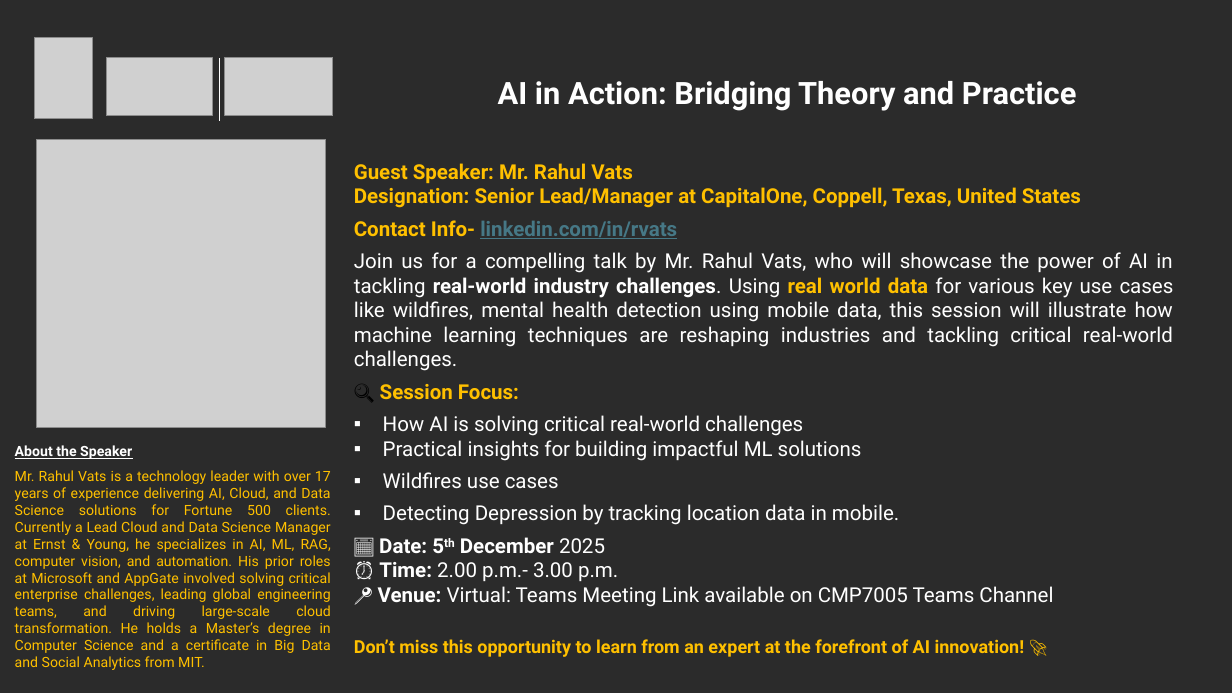
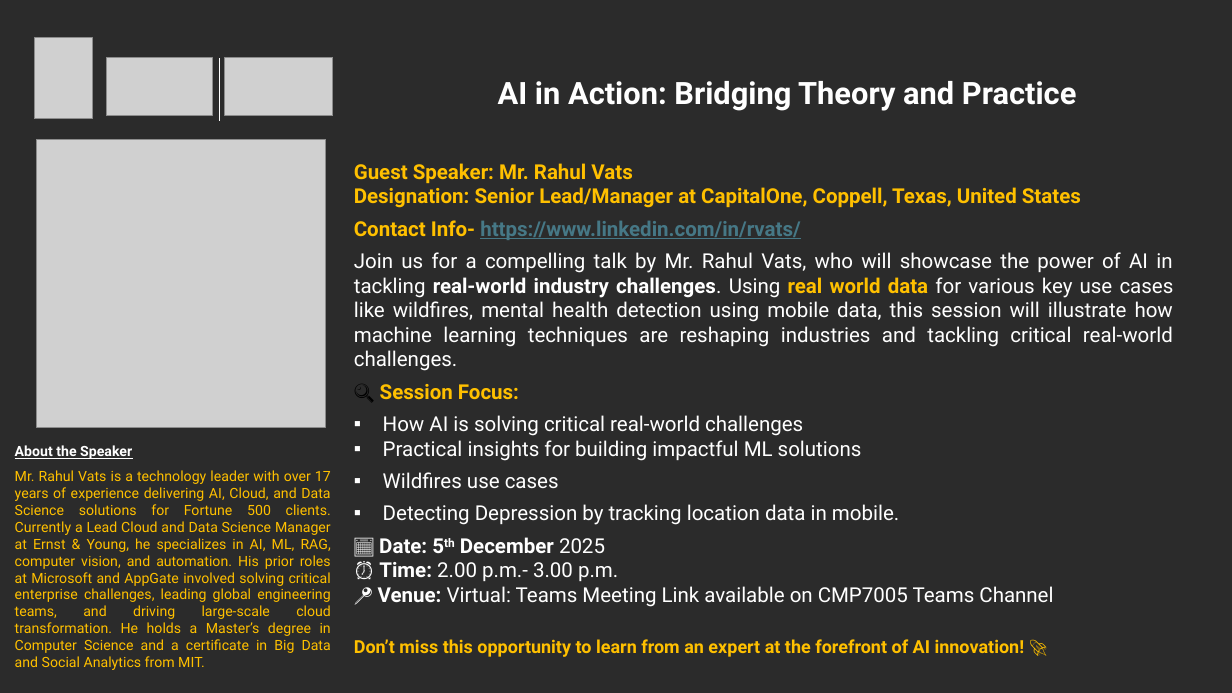
Before and after one commit to rvats/CardiffMetropolitanUniversity_Talk_By_RahulVats, a slide deck: slide 1 of AITalk_at_Cardiff_By_RahulVats.pptx. Drawn at 1232x693 pixels with LibreOffice and Linux fonts; fonts in the diff are those of the drawing; grey boxes stand for pictures; background and template pictures are left out; a plain dark background stands for a picture behind light text. Boxes give left, top, right and bottom in pixels: in the first picture for what was removed or moved away, otherwise in the second. Text is boxed around its words. In the diff, an @@ line names an element or a change of style, - is before the commit and + after.

```diff
--- a/AITalk_at_Cardiff_By_RahulVats.pptx
+++ b/AITalk_at_Cardiff_By_RahulVats.pptx
@@ text at box(354, 220, 800, 240): text changed @@
-Contact Info- linkedin.com/in/rvats
+Contact Info- https://www.linkedin.com/in/rvats/
```
Also in this commit, not shown: 6 other files.
